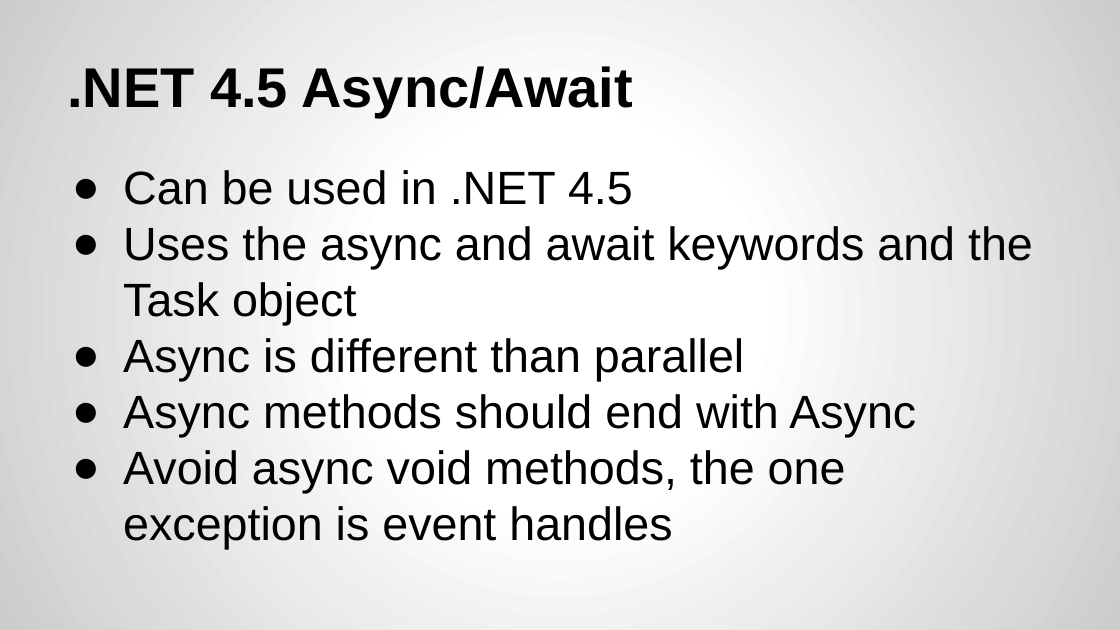
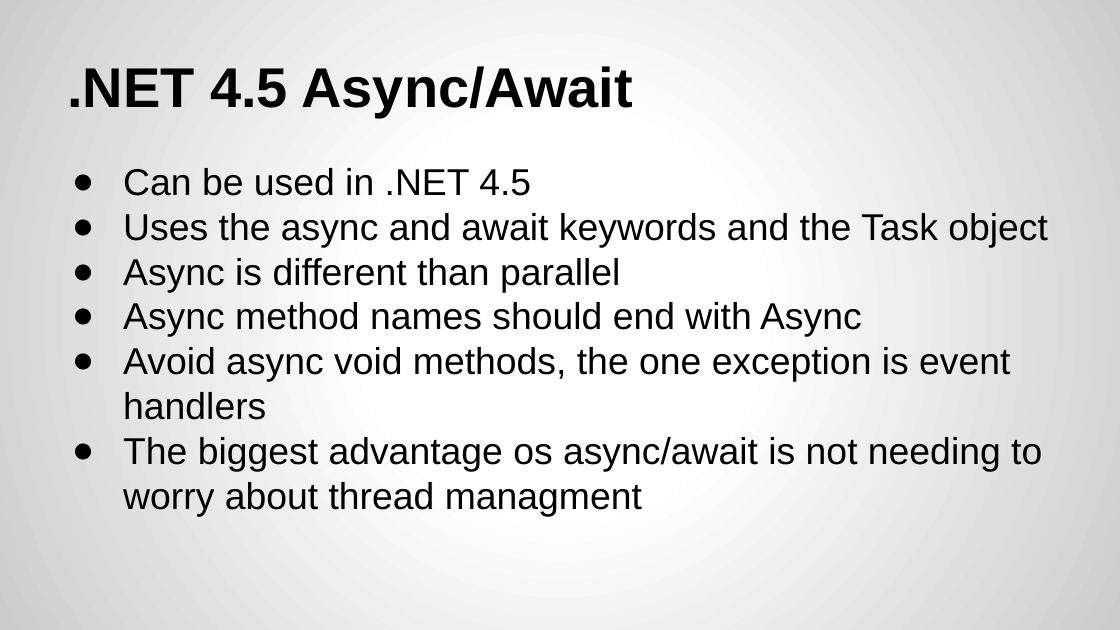
Before and after one commit to CSharpDevConnect/CSharpThreading01, a slide deck: slide 17 of C# Threading.pptx (slide 16 before the commit). Drawn at 1120x630 pixels with LibreOffice and Linux fonts; fonts in the diff are those of the drawing. Boxes give left, top, right and bottom in pixels: in the first picture for what was removed or moved away, otherwise in the second. Text is boxed around its words. In the diff, an @@ line names an element or a change of style, - is before the commit and + after.

```diff
--- a/C# Threading.pptx
+++ b/C# Threading.pptx
@@ text at <box>123,168,1048,292</box>: size 30 to 24 pt in "Can be used in .NET 4.5", "Uses the async and await keywords and ...", "Async is different than parallel" @@
@@ text at <box>123,302,1042,516</box>: text changed; size 30 to 24 pt @@
-● Async methods should end with Async
-● Avoid async void methods, the one exception is event handles
+● Async method names should end with Async
+● Avoid async void methods, the one exception is event handlers
+● The biggest advantage os async/await is not needing to worry about thread managment
```
Also in this commit, not shown: 6 other slides changed, 7 slides added, 2 slides removed, 2 other files.
